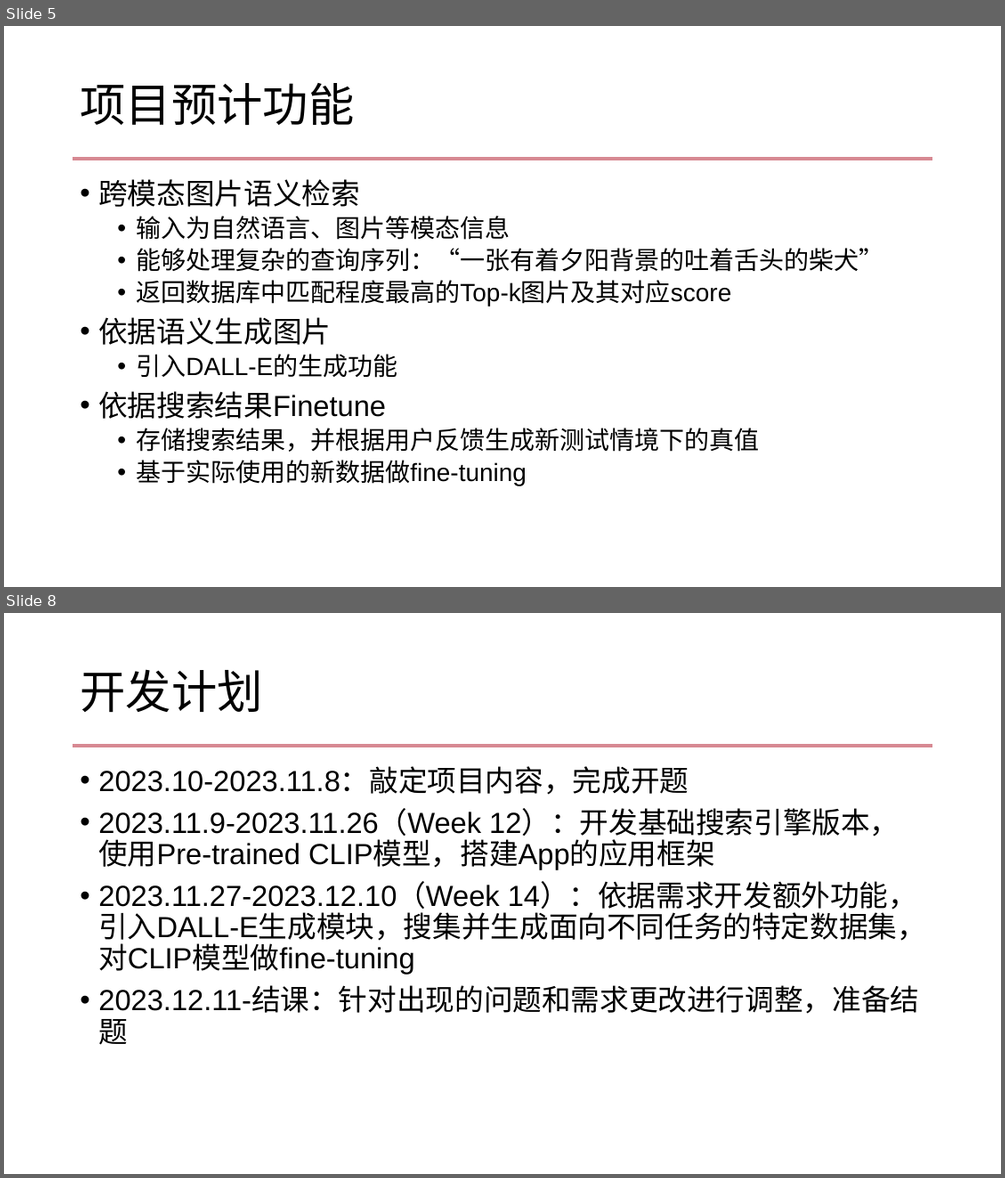
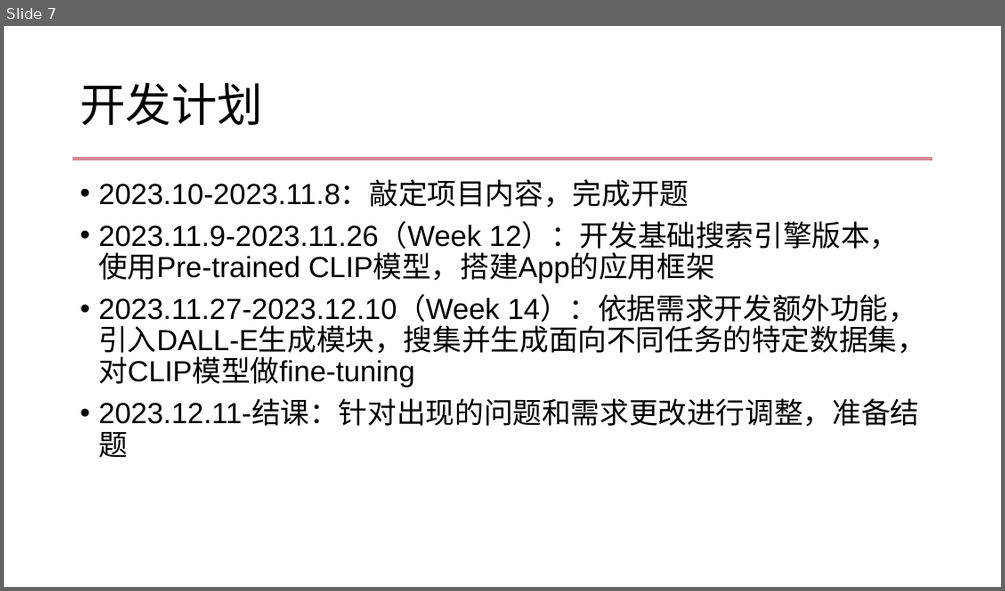
Before and after one commit to Ep11phany/ISE2023Autumn, a slide deck: ISE-Proposal.pptx. Shown one above the other, each under a label of ours: slides 5 and 8 before the commit, slide 7 after it; the slides between them are not shown. The pictures are 1005x1178 and 1005x591 pixels, drawn with LibreOffice and Linux fonts; fonts in the diff are those of the drawing; background and template pictures are left out. Boxes give left, top, right and bottom in pixels: in the first picture for what was removed or moved away, otherwise in the second. Text is boxed around its words. In the diff, an @@ line names an element or a change of style, - is before the commit and + after.

```diff
--- a/ISE-Proposal.pptx
+++ b/ISE-Proposal.pptx
@@ slide 5 removed at box(4, 26, 1001, 587), background #FFFFFF; not listed: 1 template element that a slide beside it also shows @@
@@ title removed at box(80, 83, 354, 125) @@
-项目预计功能
@@ text removed at box(98, 179, 883, 486) @@
-• 跨模态图片语义检索
-  • 输入为自然语言、图片等模态信息
-  • 能够处理复杂的查询序列：“一张有着夕阳背景的吐着舌头的柴犬”
-  • 返回数据库中匹配程度最高的Top-k图片及其对应score
-• 依据语义生成图片
-  • 引入DALL-E的生成功能
-• 依据搜索结果Finetune
-  • 存储搜索结果，并根据用户反馈生成新测试情境下的真值
-  • 基于实际使用的新数据做fine-tuning
@@ what was slide 8 is now slide 7 @@
```
Also in this commit, not shown: 3 slides changed, 3 slides added, 3 other slides removed, 1 other file.
